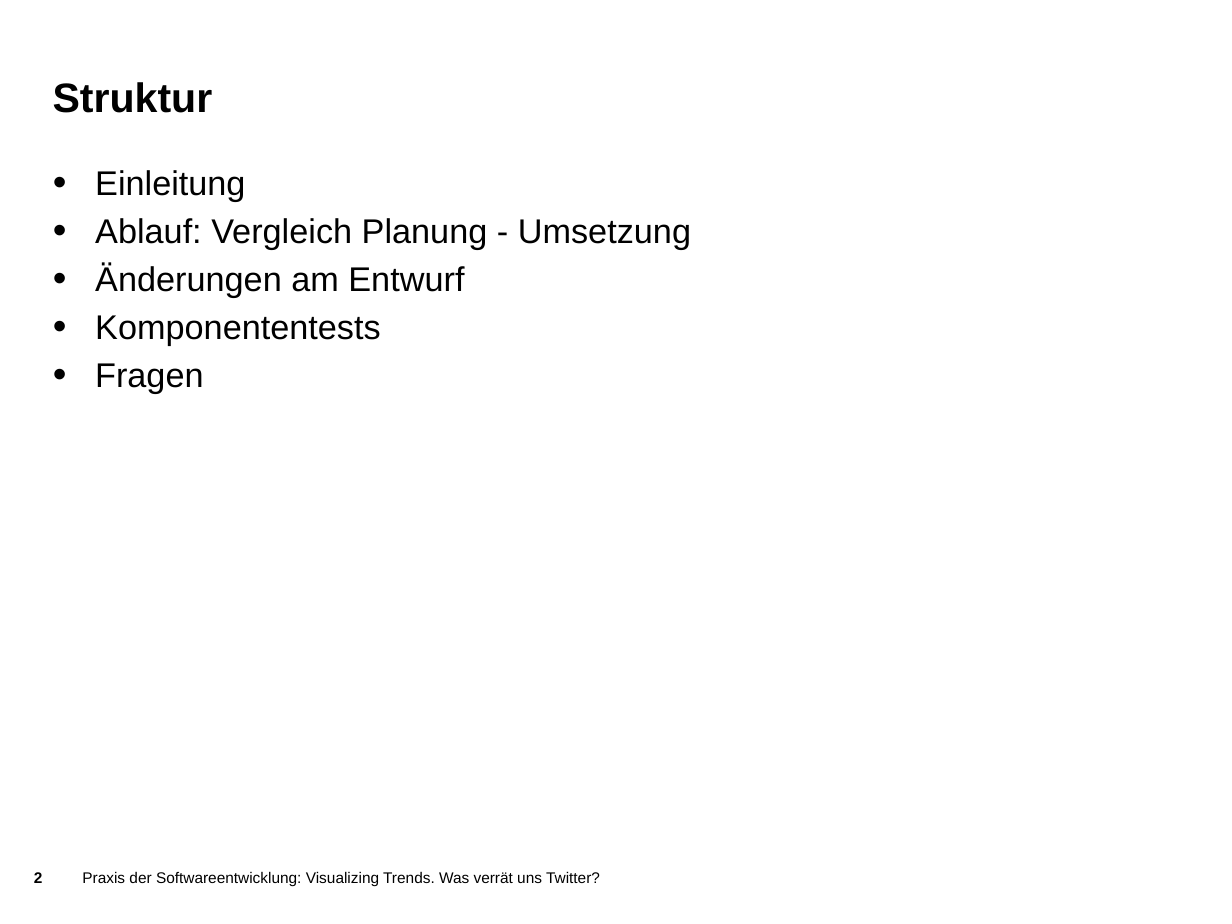
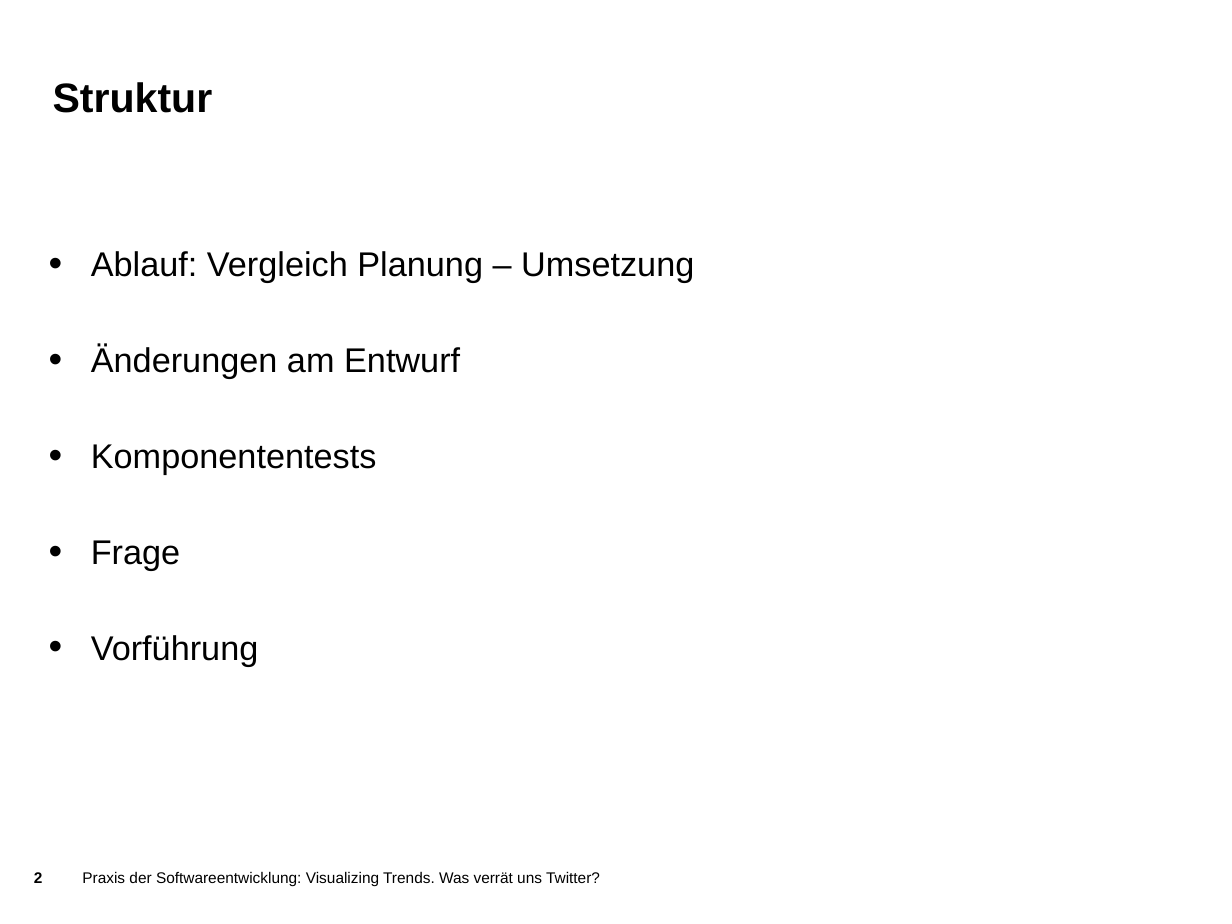
Before and after one commit to jaasmiin/twitterPSE, a slide deck: slide 2 of doc/implementierung/pres/pres.odp. Drawn at 1232x924 pixels with LibreOffice and Linux fonts; fonts in the diff are those of the drawing; background and template pictures are left out. Boxes give left, top, right and bottom in pixels: in the first picture for what was removed or moved away, otherwise in the second. Text is boxed around its words. In the diff, an @@ line names an element or a change of style, - is before the commit and + after.

```diff
--- a/doc/implementierung/pres/pres.odp
+++ b/doc/implementierung/pres/pres.odp
@@ text "Ablauf: Vergleich Planung – Umsetzung": place and size @@
-text "Ablauf: Vergleich Planung – Umsetzung" at bbox=[95, 170, 691, 393]
+text "Ablauf: Vergleich Planung – Umsetzung" at bbox=[91, 251, 694, 666]
@@ text at bbox=[91, 251, 694, 283]: text changed @@
-• Einleitung
-• Ablauf: Vergleich Planung - Umsetzung
+• Ablauf: Vergleich Planung – Umsetzung
@@ text at bbox=[91, 540, 258, 666]: text changed @@
-• Fragen
+• Frage
+• Vorführung
```
Also in this commit, not shown: 1 other slide changed, 1 other file.
